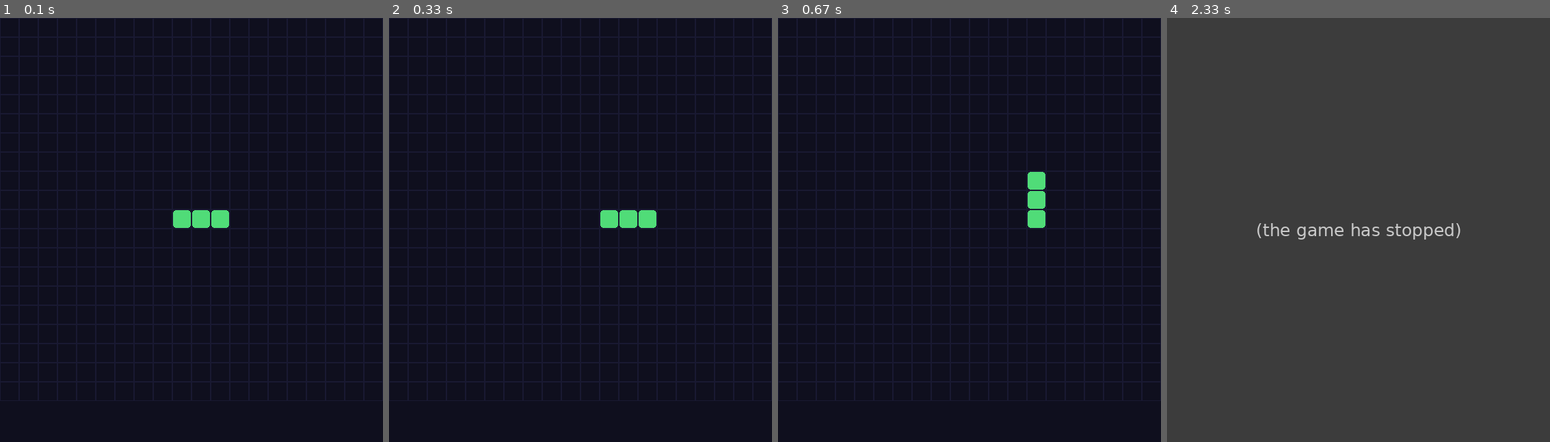
Above: before the commit, frames 1-4 (left to right).
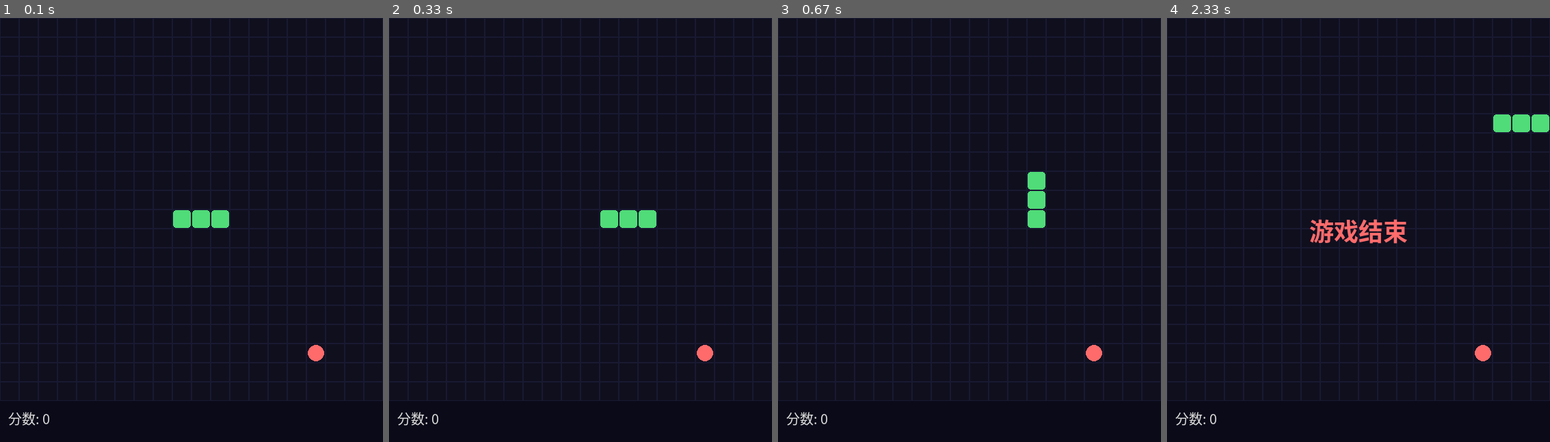
Above: after the commit, the same moments.

Repository: 1lya-bit/snake-pygame
Game: pygame game, started from main.py
Same seed, same stepped clock (60 frames per second), same inputs: the game is played once before the commit and once after it.
Inputs:
- Up to frame 1 (0.1 s): no input
- Up to frame 2 (0.33 s): no input
- Up to frame 3 (0.67 s): tap W at 0.33 s
- Up to frame 4 (2.33 s): hold Right 0.7-1.17 s; hold Up 1.2-1.57 s; hold Right 1.6-2.07 s

The runs differ from the first frame. In frame 1, 0.3% of the frame differs, in the area x 2-85%, y 77-97%; in frame 2, 0.3%; in frame 3, 0.3%; in frame 4, 100%, in the area x 0-100%, y 0-100%.
Before the commit the program exited at 2.13 s; later frames show no game.

Commit message:
feat: 实现食物随机生成、碰撞检测、计分与速度递增

Diff:
--- a/game.py
+++ b/game.py
@@ -1,3 +1,4 @@
+import random
 import pygame
 from settings import *
 
@@ -9,6 +10,7 @@
         pygame.display.set_caption("贪吃蛇 - Snake")
         self.clock = pygame.time.Clock()
         self.running = True
+        self.game_over_flag = False
         self.init_game()
 
     def init_game(self):
@@ -16,6 +18,15 @@
         self.snake = [(cx, cy), (cx - 1, cy), (cx - 2, cy)]
         self.direction = (1, 0)
         self.next_direction = (1, 0)
+        self.food = self._place_food()
+        self.score = 0
+        self.speed = BASE_SPEED
+
+    def _place_food(self):
+        occupied = set(self.snake)
+        free = [(x, y) for x in range(COLS) for y in range(ROWS)
+                if (x, y) not in occupied]
+        return random.choice(free) if free else None
 
     def set_direction(self, dx, dy):
         if (dx, dy) == (-self.direction[0], -self.direction[1]):
@@ -23,21 +34,39 @@
         self.next_direction = (dx, dy)
 
     def step(self):
+        if self.game_over_flag:
+            return
+
         self.direction = self.next_direction
         head = self.snake[0]
         new_head = (head[0] + self.direction[0],
                     head[1] + self.direction[1])
 
         if not (0 <= new_head[0] < COLS and 0 <= new_head[1] < ROWS):
-            self.running = False
+            self._game_over()
             return
 
         if new_head in self.snake:
-            self.running = False
+            self._game_over()
             return
 
         self.snake.insert(0, new_head)
-        self.snake.pop()
+
+        if new_head == self.food:
+            self.score += POINTS_PER_FOOD
+            self.speed = max(MIN_SPEED, self.speed - SPEED_INCREMENT)
+            self.food = self._place_food()
+            if self.food is None:
+                self._win()
+                return
+        else:
+            self.snake.pop()
+
+    def _game_over(self):
+        self.game_over_flag = True
+
+    def _win(self):
+        self.game_over_flag = True
 
     def draw(self):
         self.screen.fill(BG_COLOR)
@@ -49,12 +78,34 @@
                 )
                 pygame.draw.rect(self.screen, GRID_COLOR, rect, 1)
 
+        if self.food:
+            fx, fy = self.food
+            cx = fx * CELL_SIZE + CELL_SIZE // 2
+            cy = fy * CELL_SIZE + CELL_SIZE // 2
+            r = CELL_SIZE // 2 - 2
+            pygame.draw.circle(self.screen, (255, 107, 107), (cx, cy), r)
+
         for sx, sy in self.snake:
             x = sx * CELL_SIZE + 1
             y = sy * CELL_SIZE + 1
             w = CELL_SIZE - 2
             pygame.draw.rect(self.screen, (80, 220, 120),
                              (x, y, w, w), border_radius=4)
+
+        bar_y = ROWS * CELL_SIZE
+        pygame.draw.rect(self.screen, (10, 10, 25),
+                         (0, bar_y, WINDOW_W, WINDOW_H - bar_y))
+        font = pygame.font.SysFont("microsoftyahei", 20)
+        score_text = font.render(f"分数: {self.score}", True, (220, 220, 220))
+        self.screen.blit(score_text, (12, bar_y + 10))
+
+        if self.game_over_flag:
+            font_big = pygame.font.SysFont("microsoftyahei", 36, bold=True)
+            msg = "你赢了!" if self.food is None else "游戏结束"
+            go_text = font_big.render(msg, True, (255, 107, 107))
+            go_rect = go_text.get_rect(
+                center=(WINDOW_W // 2, WINDOW_H // 2))
+            self.screen.blit(go_text, go_rect)
 
         pygame.display.flip()
 
@@ -63,13 +114,13 @@
             self._handle_events()
             self.step()
             self.draw()
-            self.clock.tick(1000 // BASE_SPEED)
+            self.clock.tick(1000 // self.speed)
 
     def _handle_events(self):
         for event in pygame.event.get():
             if event.type == pygame.QUIT:
                 self.running = False
-            if event.type == pygame.KEYDOWN:
+            if event.type == pygame.KEYDOWN and not self.game_over_flag:
                 if event.key in (pygame.K_UP, pygame.K_w):
                     self.set_direction(0, -1)
                 elif event.key in (pygame.K_DOWN, pygame.K_s):
--- a/settings.py
+++ b/settings.py
@@ -9,3 +9,6 @@
 GRID_COLOR = (25, 25, 50)
 
 BASE_SPEED = 130
+SPEED_INCREMENT = 2
+MIN_SPEED = 50
+POINTS_PER_FOOD = 10
